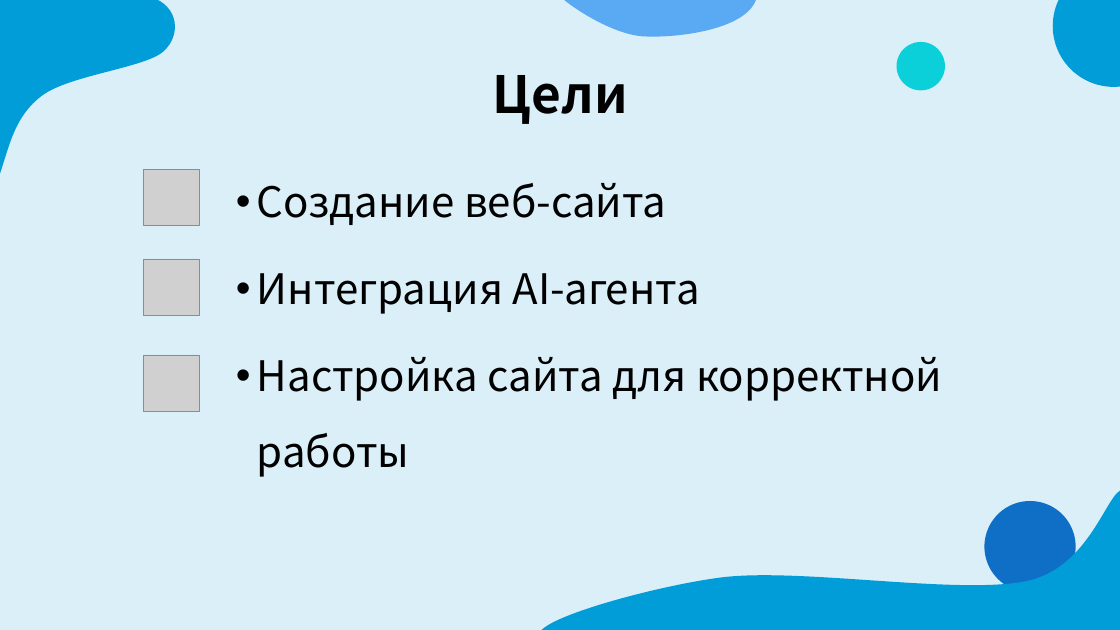
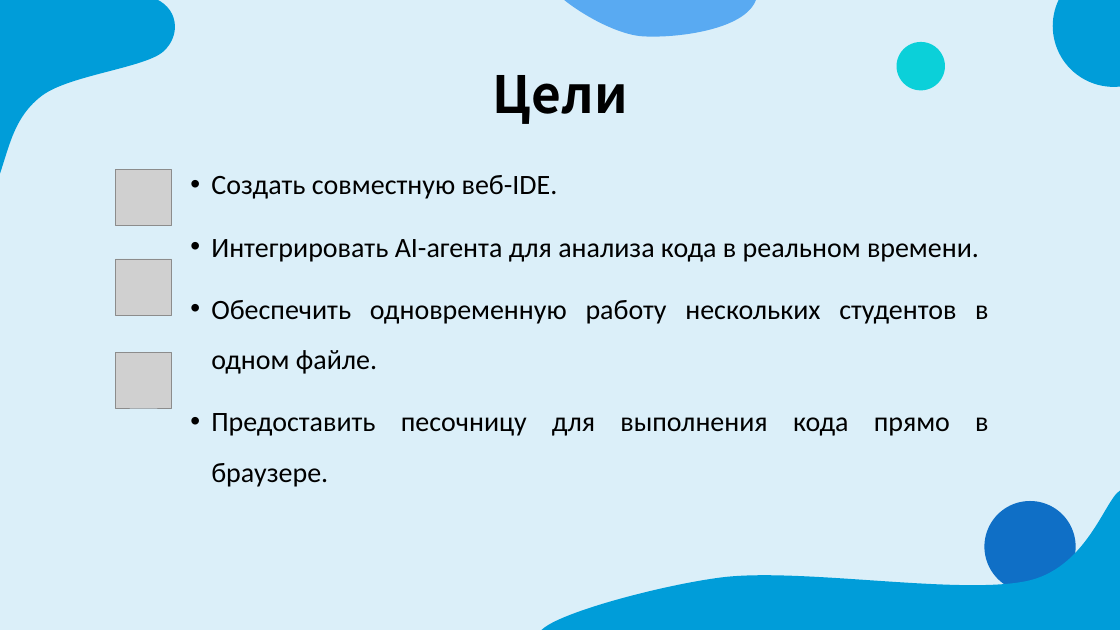
Before and after one commit to xxxNLOxxx/hackathon-mind_2.0_main_business_4, a slide deck: slide 2 of Бизнес 4.pptx. Drawn at 1120x630 pixels with LibreOffice and Linux fonts; fonts in the diff are those of the drawing; grey boxes stand for pictures; background and template pictures are left out. Boxes give left, top, right and bottom in pixels: in the first picture for what was removed or moved away, otherwise in the second. Text is boxed around its words. In the diff, an @@ line names an element or a change of style, - is before the commit and + after.

Commit message:
Корректировки в презентации

```diff
--- a/Бизнес 4.pptx
+++ b/Бизнес 4.pptx
@@ picture: place and size @@
-picture at box(144, 170, 200, 226)
+picture at box(116, 170, 172, 226)
@@ text at box(211, 175, 988, 487): text changed; size 36 to 24 pt; font Noto Sans CJK JP to Calibri @@
-• Создание веб-сайта
-• Интеграция AI-агента
-• Настройка сайта для корректной работы
+• Создать совместную веб-IDE.
+• Интегрировать AI-агента для анализа кода в реальном времени.
+• Обеспечить одновременную работу нескольких студентов в одном файле.
+• Предоставить песочницу для выполнения кода прямо в браузере.
@@ picture: place and size @@
-picture at box(144, 259, 200, 315)
+picture at box(116, 259, 172, 315)
@@ picture: place and size @@
-picture at box(144, 355, 200, 412)
+picture at box(116, 352, 172, 408)
```
